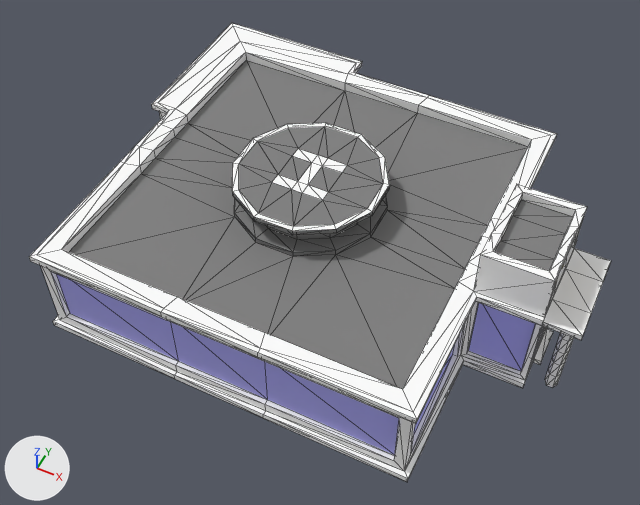
One commit to the FBX model Trafficking/Assets/Art/Models/Props/Buildings/Wank.FBX: the scene before it, then after it.
Rendered twice from a 50 mm lens placed at (12.8, -27.3, 34.4), pointed at (0.1, -1.8, 2.5). The lights are fixed; the arrows at lower left show +X, +Y and +Z. Mesh edges are drawn as thin lines. Where no turn or scale is listed for an object, it has been applied to the vertices.

In view in the first picture: 'Bank'.
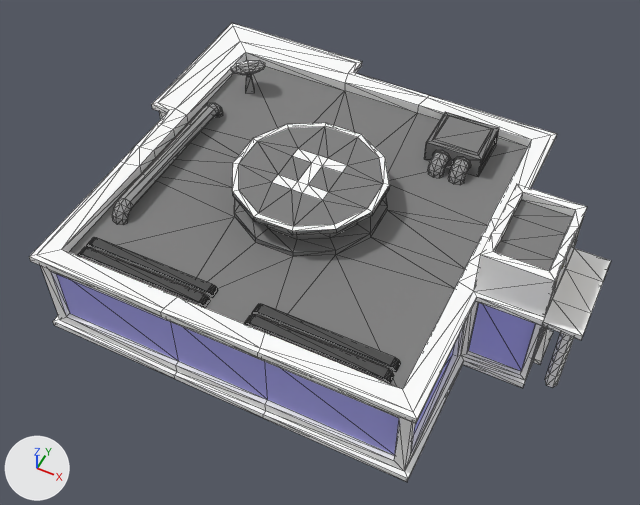
Location of each change, [x1, y1, x2, y2] in pixels of the pictures (640 x 505 px):
part 1 of me_mesh, added: after [78, 60, 401, 384]
part 2 of me_mesh, added: after [424, 112, 499, 185]

The change in detail:
me_mesh is used by ob_bank; location (0.0, 0.0, 0.0).
me_mesh had 574 vertices, 1124 faces and spanned x -11.4..12.8, y -9.8..9.8, z 0.0..7.3.
me_mesh now has 1070 vertices, 2076 faces and spans x -11.4..12.8, y -9.8..9.8, z 0.0..7.3.
me_mesh part 1: 328 vertices added at x -8.8..6.5, y -8.5..6.4, z 4.5..6.6.
me_mesh part 2: 168 vertices added at x 2.7..5.6, y 3.5..7.1, z 4.5..5.7.
